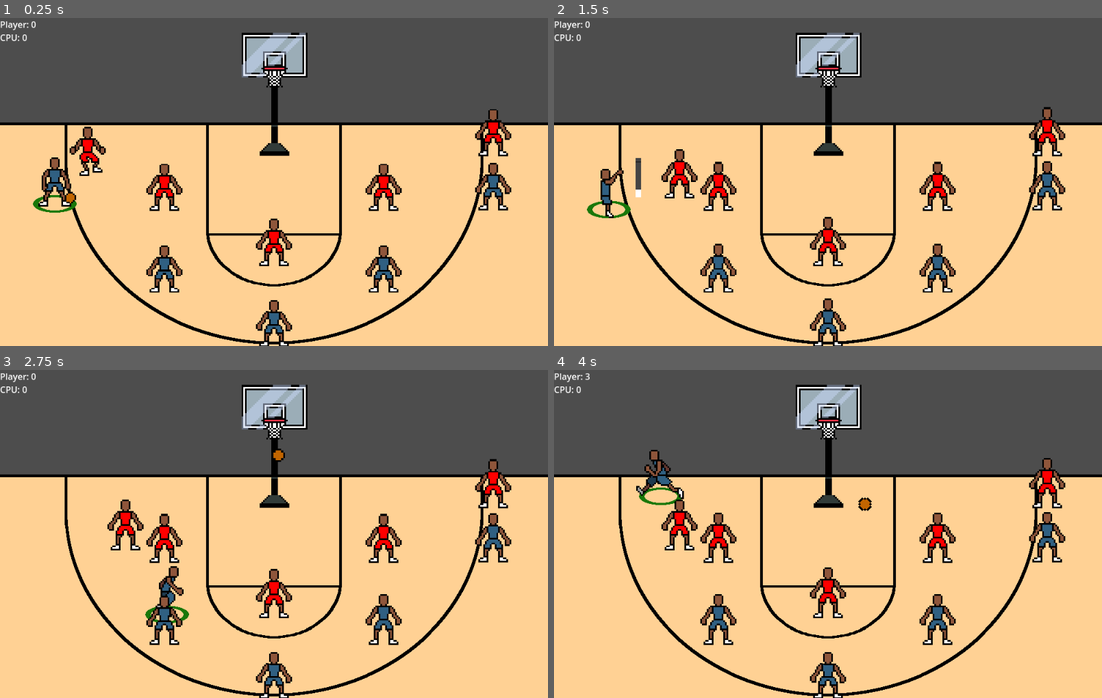
Above: before the commit, frames 1-4 (two rows, left to right).
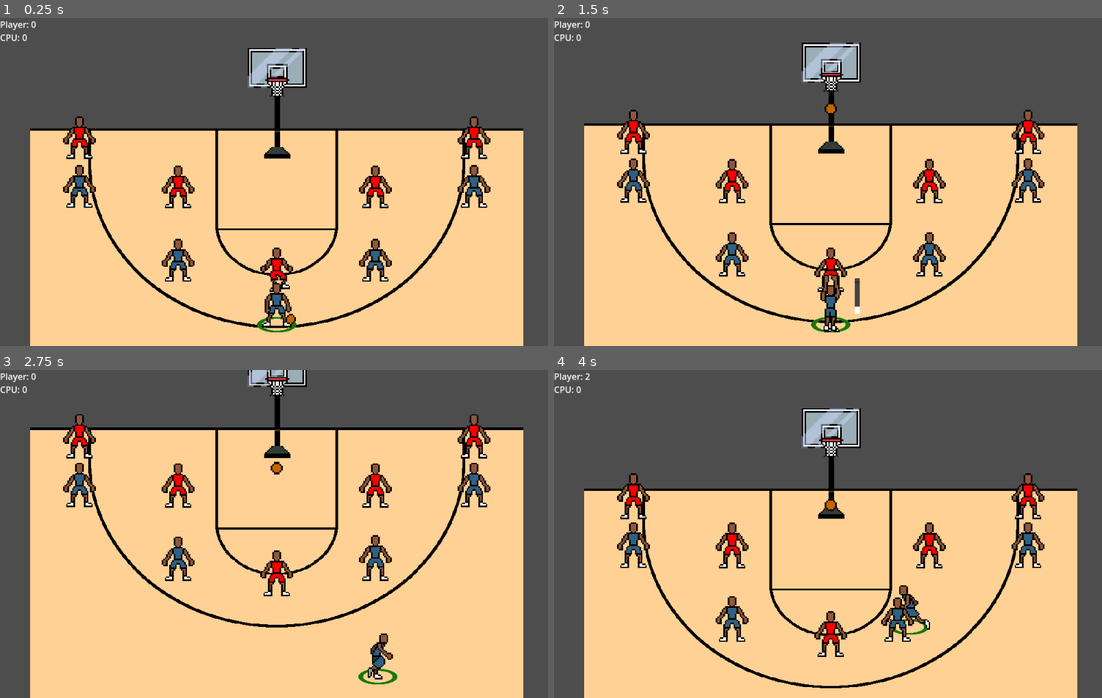
Above: after the commit, the same moments.

Repository: david8zhang/baller-quest-godot
Game: Godot game, scene res://scenes/Main.tscn
The game is run twice, just before and just after one commit, with the same random seed, the same clock (stepped at 60 frames per second) and the same inputs.
Inputs:
- Up to frame 1 (0.25 s): no input
- Up to frame 2 (1.5 s): hold Right (move_right) 0.53-1.28 s; hold F (shoot_ball) 0.53-1.28 s; tap Space (pass) at 0.6 s; hold Down (move_down) from 1.28 s (still down); tap F (shoot_ball) at 1.35 s
- Up to frame 3 (2.75 s): tap Space (pass) at 1.55, 2.1 s; release Down (move_down) at 2.03 s; hold Right (move_right) from 2.03 s (still down); hold F (shoot_ball) from 2.03 s (still down)
- Up to frame 4 (4 s): release Right (move_right) at 2.78 s; release F (shoot_ball) at 2.78 s; hold Up (move_up) 2.78-3.53 s; tap F (shoot_ball) at 2.85 s; tap Space (pass) at 3.05, 3.6 s; hold Left (move_left) from 3.53 s (still down); hold F (shoot_ball) from 3.53 s (still down)

The runs differ from the first frame. In frame 1, 22% of the frame differs, in the area x 0-100%, y 4-100%; in frame 2, 21%; in frame 3, 33%, in the area x 0-100%, y 0-100%; in frame 4, 25%.

Commit message:
fix some camera logic

Diff:
--- a/prefab/Player.tscn
+++ b/prefab/Player.tscn
@@ -81,6 +81,5 @@
 shape = SubResource("RectangleShape2D_3x2pa")
 debug_color = Color(0.980392, 0, 0.384314, 0.419608)
 
-[node name="PlayerAI" parent="." node_paths=PackedStringArray("blackboard", "actor") instance=ExtResource("15_cfbit")]
-blackboard = NodePath("@Node@34702")
-actor = NodePath("..")
+[node name="PlayerAI" parent="." node_paths=PackedStringArray("blackboard") instance=ExtResource("15_cfbit")]
+blackboard = NodePath("@Node@19355")
--- a/prefab/PlayerAI.tscn
+++ b/prefab/PlayerAI.tscn
@@ -19,8 +19,8 @@
 
 [node name="PlayerAI" type="Node" node_paths=PackedStringArray("blackboard", "actor")]
 script = ExtResource("1_dm2qq")
-blackboard = NodePath("@Node@19789")
-actor = NodePath("..")
+blackboard = NodePath("@Node@19273")
+actor = NodePath("")
 
 [node name="BallLooseOrNotSelector" type="Node" parent="."]
 script = ExtResource("2_826j1")
@@ -88,7 +88,7 @@
 [node name="RunDownCourtSequence" type="Node" parent="BallLooseOrNotSelector/PlayerOrCPUBehaviorSelector/CPUBehaviorSelector/OffballOffenseOrDefenseSelector/OffballOffenseSequence/IsInPositionSelector"]
 script = ExtResource("3_202us")
 
-[node name="IsInOffensivePosition" type="Node" parent="BallLooseOrNotSelector/PlayerOrCPUBehaviorSelector/CPUBehaviorSelector/OffballOffenseOrDefenseSelector/OffballOffenseSequence/IsInPositionSelector/RunDownCourtSequence"]
+[node name="IsOutOfPosition" type="Node" parent="BallLooseOrNotSelector/PlayerOrCPUBehaviorSelector/CPUBehaviorSelector/OffballOffenseOrDefenseSelector/OffballOffenseSequence/IsInPositionSelector/RunDownCourtSequence"]
 script = ExtResource("13_udjm0")
 
 [node name="RunDownCourt" type="Node" parent="BallLooseOrNotSelector/PlayerOrCPUBehaviorSelector/CPUBehaviorSelector/OffballOffenseOrDefenseSelector/OffballOffenseSequence/IsInPositionSelector/RunDownCourtSequence"]
--- a/scenes/Main.tscn
+++ b/scenes/Main.tscn
@@ -22,6 +22,7 @@
 script = ExtResource("1_ja5kq")
 
 [node name="Camera2D" type="Camera2D" parent="."]
+zoom = Vector2(0.9, 0.9)
 limit_smoothed = true
 editor_draw_limits = true
 script = ExtResource("2_ckvlo")
--- a/scripts/CPUManager.gd
+++ b/scripts/CPUManager.gd
@@ -11,11 +11,47 @@
 	Vector2(400, -100)
 ]
 
+const PLAYER_CONFIGS = [
+	{
+		"name": 'CPU Player 1',
+		"player_type": Game.PLAYER_TYPE.POINT_GUARD,
+		"default_position": Vector2(0, 100)
+	},
+	{
+		"name": 'CPU Player 2',
+		"player_type": Game.PLAYER_TYPE.SHOOTING_GUARD,
+		"default_position": Vector2(-200, 0)
+	},
+	{
+		"name": 'CPU Player 3',
+		"player_type": Game.PLAYER_TYPE.SMALL_FORWARD,
+		"default_position": Vector2(200, 0)
+	},
+	{
+		"name": 'CPU Player 4',
+		"player_type": Game.PLAYER_TYPE.POWER_FORWARD,
+		"default_position": Vector2(400, -100)
+	},
+	{
+		"name": 'CPU Player 5',
+		"player_type": Game.PLAYER_TYPE.CENTER,
+		"default_position": Vector2(-400, -100)
+	}
+]
+
 var defensive_assignments = {}
+
+const DEFAULT_DEFENSIVE_POSITIONS = {
+	Game.PLAYER_TYPE.POINT_GUARD: Vector2(0, 100),
+	Game.PLAYER_TYPE.SHOOTING_GUARD: Vector2(-200, 0),
+	Game.PLAYER_TYPE.SMALL_FORWARD: Vector2(200, 0),
+	Game.PLAYER_TYPE.POWER_FORWARD: Vector2(400, -100),
+	Game.PLAYER_TYPE.CENTER: Vector2(-400, -100)
+}
 
 # Called when the node enters the scene tree for the first time.
 func _ready():
-	init_players(CPU_POSITIONS, Game.SIDE.CPU, "CPU")
+	init_players(PLAYER_CONFIGS, Game.SIDE.CPU)
 	assign_defenders()
 
 func assign_defenders():
--- a/scripts/Camera.gd
+++ b/scripts/Camera.gd
@@ -1,6 +1,8 @@
 class_name GameCamera
 extends Camera2D
 
-func focus_on(node: Node2D):
-	reparent(node)
-	position = Vector2(0, 0)
+func _ready():
+	limit_left = -550
+	limit_right = 550
+	limit_top = -350
+	limit_bottom = 1160
--- a/scripts/Game.gd
+++ b/scripts/Game.gd
@@ -2,8 +2,16 @@
 extends Node2D
 
 enum SIDE { PLAYER, CPU }
+
 enum SHOT_TYPE { TWO_POINTER, THREE_POINTER }
-enum PLAYER_TYPE { PG, SG, SF, PF, C }
+
+enum PLAYER_TYPE {
+	POINT_GUARD,
+	SHOOTING_GUARD,
+	SMALL_FORWARD,
+	POWER_FORWARD,
+	CENTER
+}
 
 @onready var court = $Court
 @onready var hoop_1 = $Hoop1 as Hoop
@@ -18,10 +26,18 @@
 var ball
 
 func _ready():
-	camera.limit_left = -500
-	camera.limit_right = 500
-	camera.limit_top = -300
-	camera.limit_bottom = 1110
-
 	hoop_1.display_front()
 	hoop_2.display_back()
+
+	if player_manager.selected_player != null:
+		camera.reparent(player_manager.selected_player)
+
+
+func get_ball_handler():
+	for player in player_manager.players:
+		if player.has_ball:
+			return player
+	for player in cpu_manager.players:
+		if player.has_ball:
+			return player
+	return null
--- a/scripts/Manager.gd
+++ b/scripts/Manager.gd
@@ -9,16 +9,15 @@
 func setup_defense():
 	pass
 
-func init_players(positions, side: Game.SIDE, name_prefix="Player"):
-	var i = 0
-	for pos in positions:
+func init_players(player_configs: Array, side: Game.SIDE):
+	for player_config in player_configs:
 		var new_player = player_scene.instantiate() as Player
 		new_player.side = side
-		new_player.position = pos
-		new_player.player_name = name_prefix + " " + str(i)
+		new_player.player_name = player_config.name
+		new_player.player_type = player_config.player_type
+		new_player.global_position = player_config.default_position
 		players.append(new_player)
 		add_child(new_player)
-		i += 1
 
 func get_player_by_name(player_name):
 	for player in players:
--- a/scripts/Player.gd
+++ b/scripts/Player.gd
@@ -9,7 +9,9 @@
 var player_name: String = ""
 var side
 var can_gain_possession: bool = true
-var shot_type
+var player_type: Game.PLAYER_TYPE
+
+var last_shot_type
 
 @onready var game: Game = get_node("/root/Main") as Game
 @onready var player_manager: PlayerManager = get_node("/root/Main/PlayerManager")
@@ -95,10 +97,6 @@
 	ball.position.y = self.position.y
 	add_sibling(ball)
 
-	# Focus on the ball
-	var camera = player_manager.camera as GameCamera
-	camera.focus_on(ball)
-
 	pass_target.can_gain_possession = true
 	can_gain_possession = false
 	var tween = create_tween()
@@ -131,15 +129,16 @@
 	ball.disable_player_detector()
 	ball.shot_status = shot_result
 	ball.curr_poss_status = Ball.POSS_STATUS.SHOOT_UP
-	var camera = player_manager.camera as GameCamera
-	camera.focus_on(ball)
+
+	# var camera = player_manager.camera as GameCamera
+	# camera.focus_on(ball)
 
 	# Detect if this is a 2 point or 3 point shot
 	var hoop_to_shoot_at = game.hoop_2 if side == Game.SIDE.CPU else game.hoop_1 as Hoop
 	var point_detector = hoop_to_shoot_at.point_detector as Area2D
 	var areas = point_detector.get_overlapping_areas()
 	var is_within_three_point_line = areas.any(func(a): return a == feet_area)
-	shot_type = Game.SHOT_TYPE.TWO_POINTER if is_within_three_point_line else Game.SHOT_TYPE.THREE_POINTER
+	last_shot_type = Game.SHOT_TYPE.TWO_POINTER if is_within_three_point_line else Game.SHOT_TYPE.THREE_POINTER
 
 	if shot_result == ShotMeter.SHOT_RESULT.MAKE:
 		var y_diff = hoop.net.global_position.y - ball.global_position.y
@@ -243,7 +242,7 @@
 
 func on_ball_arc_complete(ball: Ball, timer: Timer):
 	if ball.shot_status == ShotMeter.SHOT_RESULT.MAKE:
-		var points_scored = 2 if shot_type == Game.SHOT_TYPE.TWO_POINTER else 3
+		var points_scored = 2 if last_shot_type == Game.SHOT_TYPE.TWO_POINTER else 3
 		game.scoreboard.add_score(side, points_scored)
 	ball.enable_player_detector()
 	can_gain_possession = true
--- a/scripts/PlayerManager.gd
+++ b/scripts/PlayerManager.gd
@@ -1,40 +1,61 @@
 class_name PlayerManager
 extends Manager
 
-var camera: Camera2D
+@onready var camera: GameCamera = $"../Camera2D"
 
 var selected_player: Player = null
-var is_ready = false
 
-const PLAYER_POSITIONS = [
-	Vector2(-400, 0),
-	Vector2(-200, 150),
-	Vector2(0, 250),
-	Vector2(200, 150),
-	Vector2(400, 0)
+const PLAYER_CONFIGS = [
+	{
+		"name": 'Player 1',
+		"player_type": Game.PLAYER_TYPE.POINT_GUARD,
+		"default_position": Vector2(0, 250)
+	},
+	{
+		"name": 'Player 2',
+		"player_type": Game.PLAYER_TYPE.SHOOTING_GUARD,
+		"default_position": Vector2(-200, 150)
+	},
+	{
+		"name": 'Player 3',
+		"player_type": Game.PLAYER_TYPE.SMALL_FORWARD,
+		"default_position": Vector2(200, 15)
+	},
+	{
+		"name": 'Player 4',
+		"player_type": Game.PLAYER_TYPE.POWER_FORWARD,
+		"default_position": Vector2(400, 0)
+	},
+	{
+		"name": 'Player 5',
+		"player_type": Game.PLAYER_TYPE.CENTER,
+		"default_position": Vector2(-400, 0)
+	}
 ]
+
+const DEFAULT_OFFENSIVE_POSITIONS = {
+	Game.PLAYER_TYPE.POINT_GUARD: Vector2(0, 250),
+	Game.PLAYER_TYPE.SHOOTING_GUARD: Vector2(-200, 150),
+	Game.PLAYER_TYPE.SMALL_FORWARD: Vector2(200, 150),
+	Game.PLAYER_TYPE.POWER_FORWARD: Vector2(400, 0),
+	Game.PLAYER_TYPE.CENTER: Vector2(-400, 0)
+}
 
 var defensive_assignments = {}
 
 # Called when the node enters the scene tree for the first time.
 func _ready():
-	camera = get_node("../Camera2D") as Camera2D
-	init_players(PLAYER_POSITIONS, Game.SIDE.PLAYER)
+	init_players(PLAYER_CONFIGS, Game.SIDE.PLAYER)
+
+	# Configure player positions
+	for player in players:
+		var default_position = DEFAULT_OFFENSIVE_POSITIONS[player.player_type]
+		player.global_position = default_position
+		add_child(player)
+
 	selected_player = players[0]
 	selected_player.select()
 	selected_player.has_ball = true
-
-	is_ready = true
-
-	var timer = Timer.new()
-	timer.autostart = true
-	timer.one_shot = true
-	timer.wait_time = 0.5
-	timer.timeout.connect(_timer_complete)
-	add_child(timer)
-
-func _timer_complete():
-	camera.reparent(selected_player)
 
 
 func switch_to_player(player: Player):
@@ -43,13 +64,6 @@
 	selected_player = player
 	selected_player.select()
 
-
 func hide_players():
 	for p in players:
 		p.hide()
-
-
-func reset_camera():
-	camera.reparent(selected_player)
-	camera.position = Vector2(0, 0)
-	camera.align()
--- a/scripts/behavior-tree/IsInOffensivePosition.gd
+++ b/scripts/behavior-tree/IsInOffensivePosition.gd
@@ -1,5 +1,5 @@
-class_name IsInOffensivePosition
+class_name IsOutOfPosition
 extends ConditionLeaf
 
 func tick(actor: Node, _blackboard: Blackboard):
-	pass
+	var curr_player = actor as Player
--- a/scripts/fsm/MoveState.gd
+++ b/scripts/fsm/MoveState.gd
@@ -8,7 +8,6 @@
 	dest_point = msg["dest_point"]
 
 func _physics_process(delta):
-	print("Move state!")
 	pass
 #	var player = entity as Player
 #	if dest_point != null:
